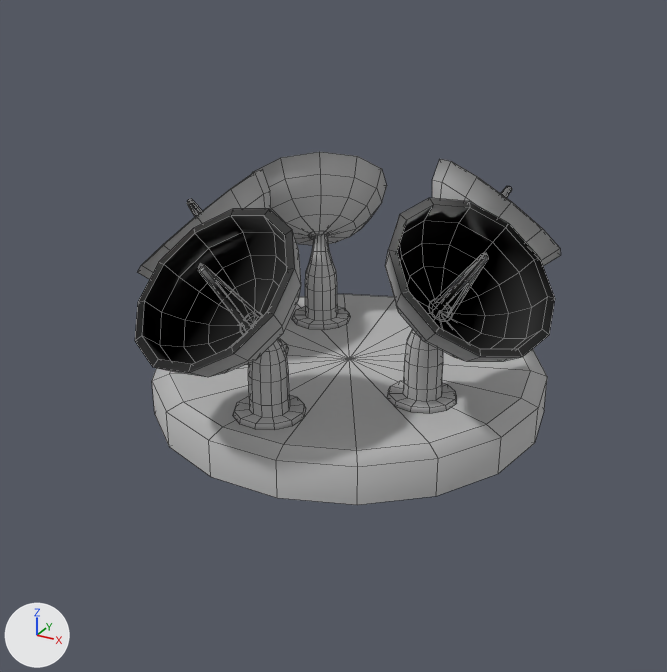
The OBJ model Models/Area51/Tower/Satellite Ring/area51_tower_satelliteRing_d0.obj: old version first, new version second.
Both versions are drawn from a camera (50 mm lens) standing at (7.17, -13.66, 7.97) and looking at (-0.17, -0.3, 1.29). Every picture has the same lights, and +X, +Y and +Z are marked at lower left. Mesh edges are drawn as thin lines. Where no turn or scale is listed for an object, it has been applied to the vertices.

In view in the first picture: 'area51_tower_satelliteRing_d0'.
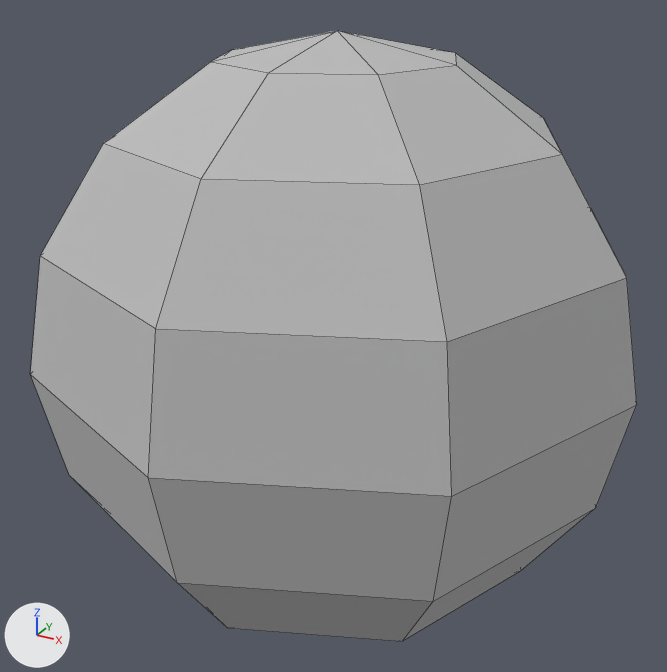
What changed in the scene script:
```text
Add mat_initialshadinggroup:
    mat_initialshadinggroup = principled_material('initialShadingGroup')
    mat_initialshadinggroup.base_color = (0.5, 0.5, 0.5)  # grey #bcbcbc
    mat_initialshadinggroup.roughness = 1.0
Change me_area51_tower_satellitering_d0:
    where me_area51_tower_satellitering_d0.from_pydata(...)  # 1474 vertices, 1620 faces; spans x -3.7..3.85, y -4.54..3.87, z 0.0..4.17
    used by ob_area51_tower_satellitering_d0; location = (0.0, 0.0, 0.0)
    me_area51_tower_satellitering_d0 part 1: a new loose piece, a UV sphere (8 segments, 8 rings, poles along z) spanning x -5.38..5.16, y -5.56..4.98, z -4.02..6.53, in mat_initialshadinggroup (grey #bcbcbc)
    add me_area51_tower_satellitering_d0.materials.append(mat_initialshadinggroup)  # grey #bcbcbc
```

Where the change shows, as pixel boxes (x1, y1, x2, y2) in the pictures (667 x 672 px):
'area51_tower_satelliteRing_d0', reshaped (42% wider, 73% taller): before (135, 152, 561, 505); after (30, 31, 637, 641)
part 1 of me_area51_tower_satellitering_d0, added: after (30, 31, 637, 641)
